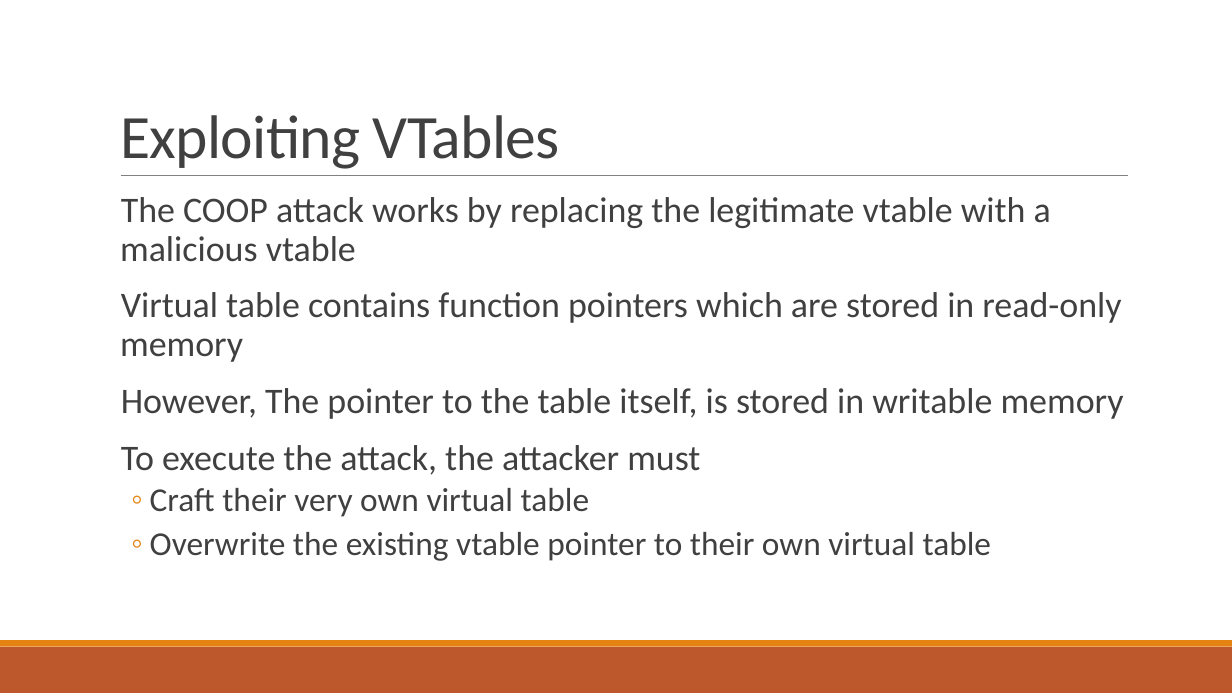
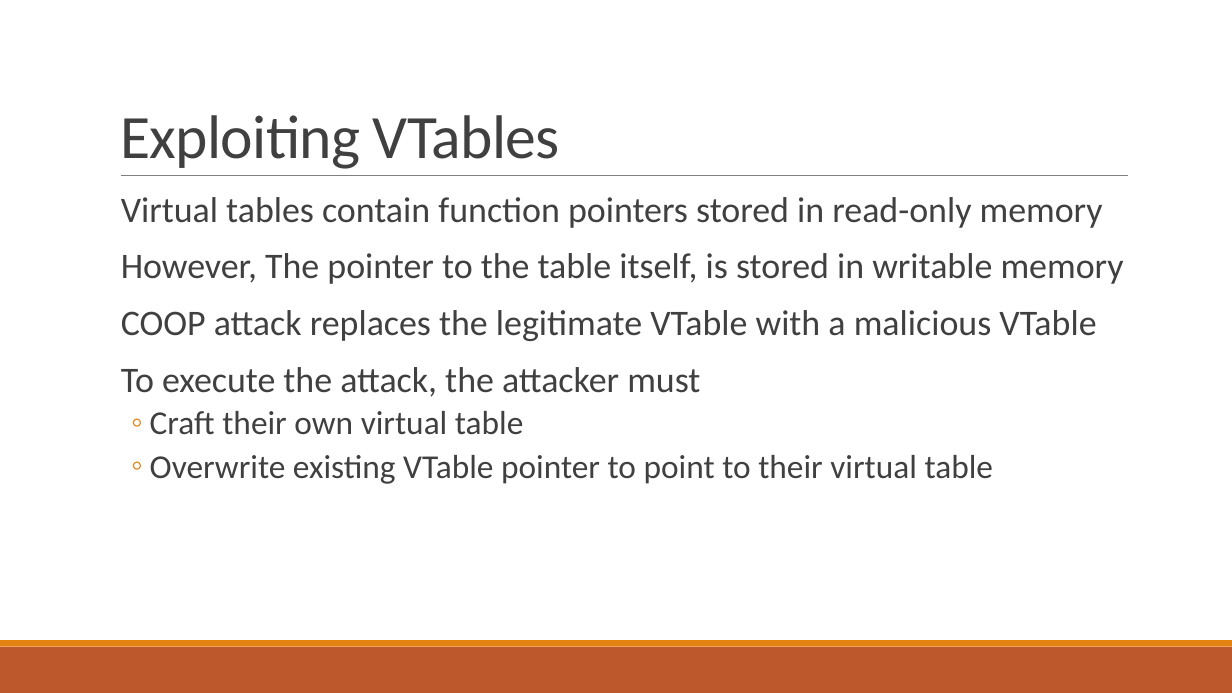
Before and after one commit to bretafinley/coop, a slide deck: slide 15 of COOP.pptx. Drawn at 1232x693 pixels with LibreOffice and Linux fonts; fonts in the diff are those of the drawing. Boxes give left, top, right and bottom in pixels: in the first picture for what was removed or moved away, otherwise in the second. Text is boxed around its words. In the diff, an @@ line names an element or a change of style, - is before the commit and + after.

```diff
--- a/COOP.pptx
+++ b/COOP.pptx
@@ text at box(121, 197, 1103, 228): text changed @@
-  The COOP attack works by replacing the legitimate vtable with a malicious vtable
-  Virtual table contains function pointers which are stored in read-only memory
+  Virtual tables contain function pointers stored in read-only memory
@@ text at box(121, 310, 1096, 341): paragraph added @@
+  COOP attack replaces the legitimate VTable with a malicious VTable
@@ text at box(150, 411, 994, 484): text changed @@
-  ◦ Craft their very own virtual table
-  ◦ Overwrite the existing vtable pointer to their own virtual table
+  ◦ Craft their own virtual table
+  ◦ Overwrite existing VTable pointer to point to their virtual table
```
Also in this commit, not shown: 32 other slides changed.
